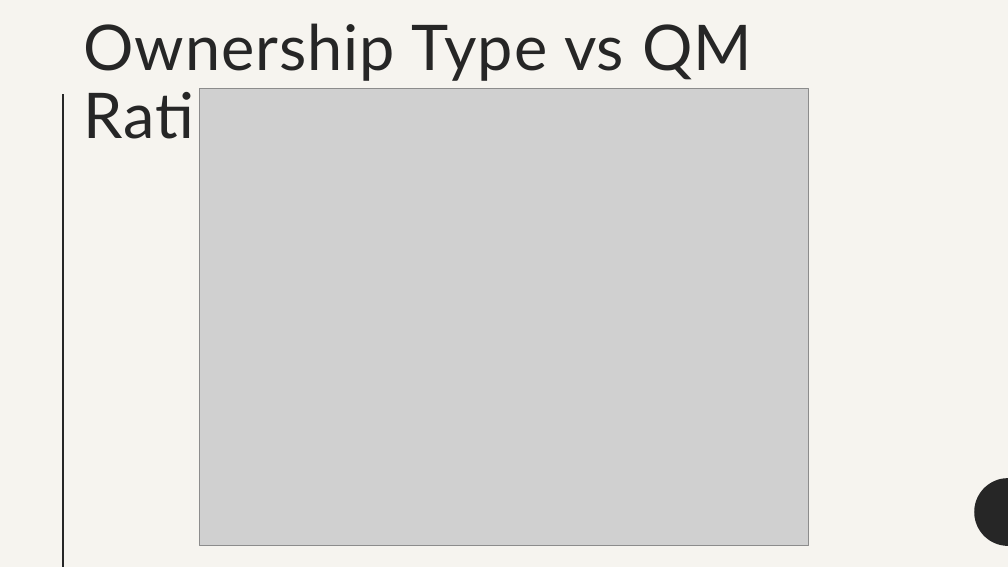
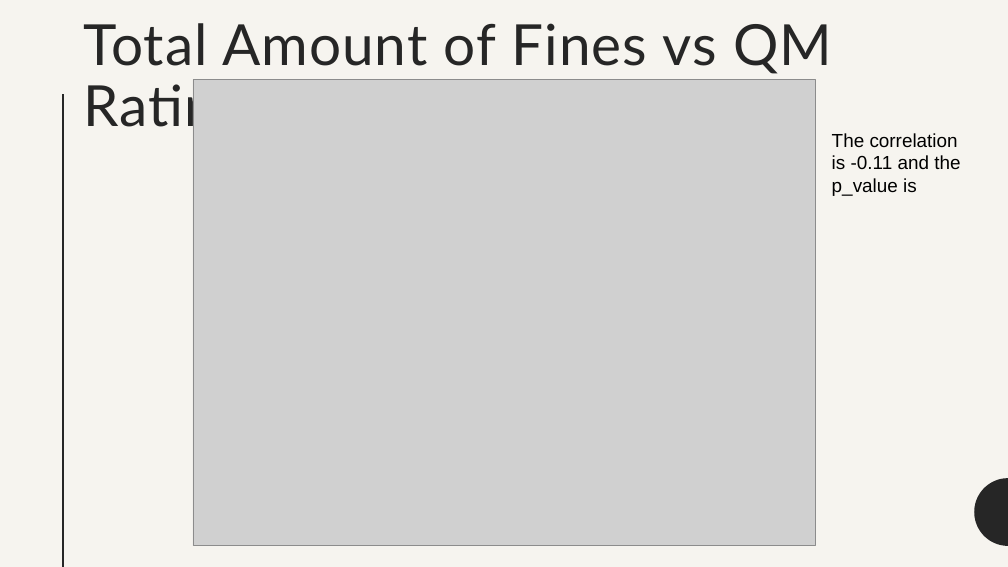
Before and after one commit to wanderfarther/Project_1, a slide deck: slide 12 of Nursing home quality in OK.pptx. Drawn at 1008x567 pixels with LibreOffice and Linux fonts; fonts in the diff are those of the drawing; grey boxes stand for pictures. Boxes give left, top, right and bottom in pixels: in the first picture for what was removed or moved away, otherwise in the second. Text is boxed around its words. In the diff, an @@ line names an element or a change of style, - is before the commit and + after.

```diff
--- a/Nursing home quality in OK.pptx
+++ b/Nursing home quality in OK.pptx
@@ title at <box>83,23,832,136</box>: text changed; size 60 to 54 pt @@
-Ownership Type vs QM Rating
+Total Amount of Fines vs QM Rating
@@ picture: place and size @@
-picture at <box>199,88,808,546</box>
+picture at <box>193,79,815,546</box>
@@ text added at <box>832,133,960,196</box>, 18 pt, text #000000 @@
+The correlation is -0.11 and the p_value is
```
Also in this commit, not shown: 2 other slides changed, 1 slide added, 3 other files.
